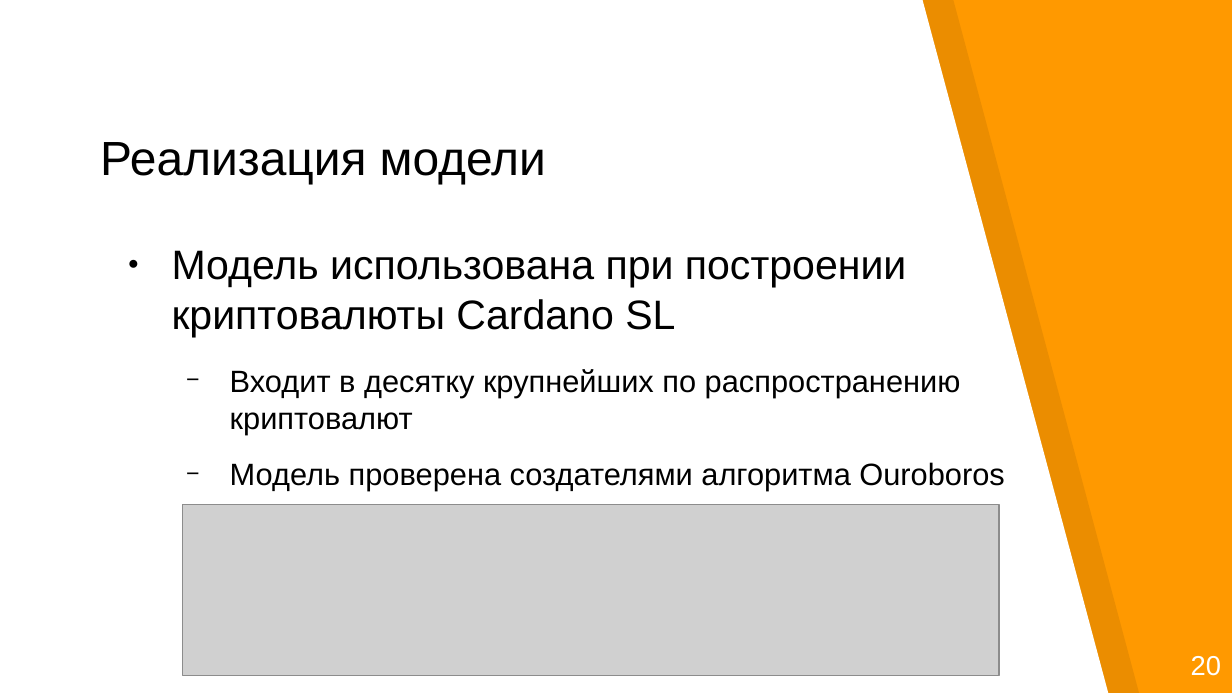
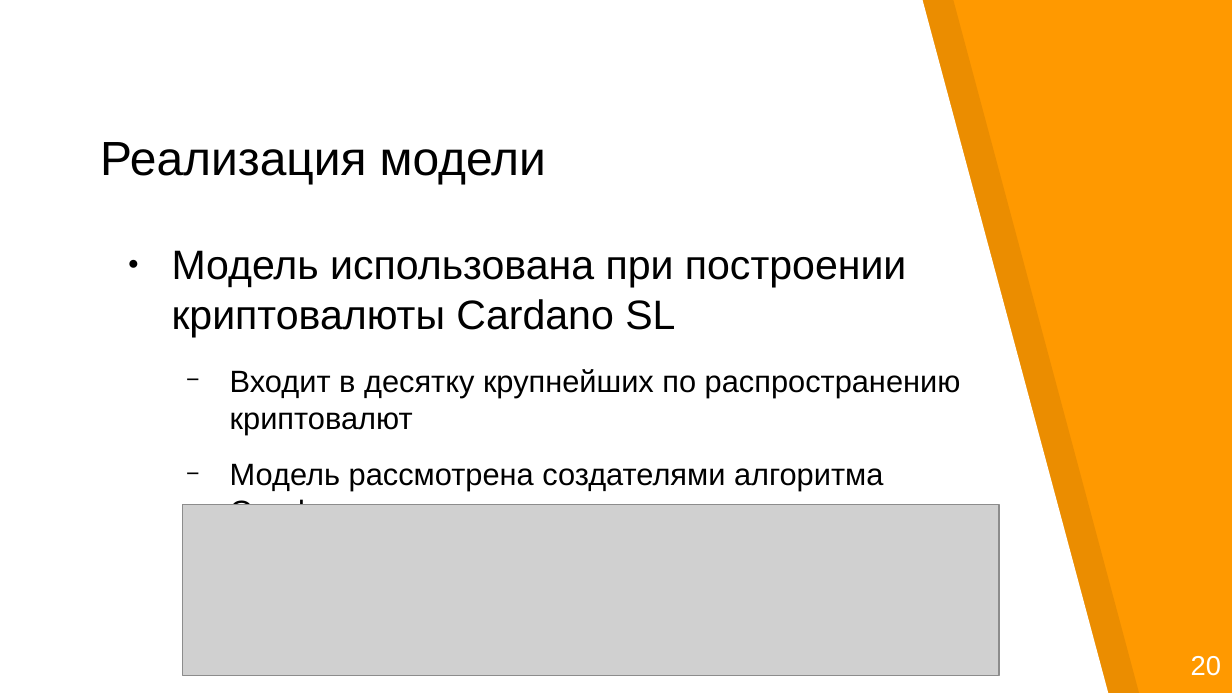
Before and after one commit to georgeee/itmo-master-thesis, a slide deck: slide 17 of presentation.odp (slide 18 before the commit). Drawn at 1232x693 pixels with LibreOffice and Linux fonts; fonts in the diff are those of the drawing; grey boxes stand for pictures. Boxes give left, top, right and bottom in pixels: in the first picture for what was removed or moved away, otherwise in the second. Text is boxed around its words. In the diff, an @@ line names an element or a change of style, - is before the commit and + after.

```diff
--- a/presentation.odp
+++ b/presentation.odp
@@ text at <box>230,463,883,505</box>: text changed @@
-  − Модель проверена создателями алгоритма Ouroboros
+  − Модель рассмотрена создателями алгоритма Ouroboros
```
Also in this commit, not shown: 3 other slides changed, 1 other file.
